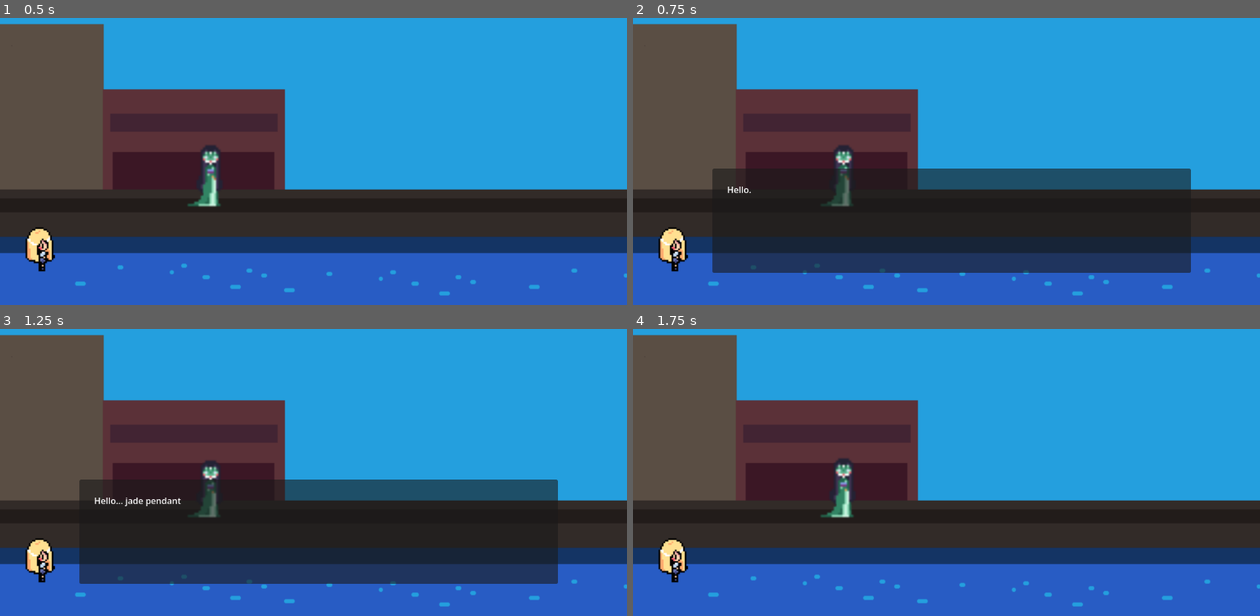
Above: before the commit, frames 1-4 (two rows, left to right).
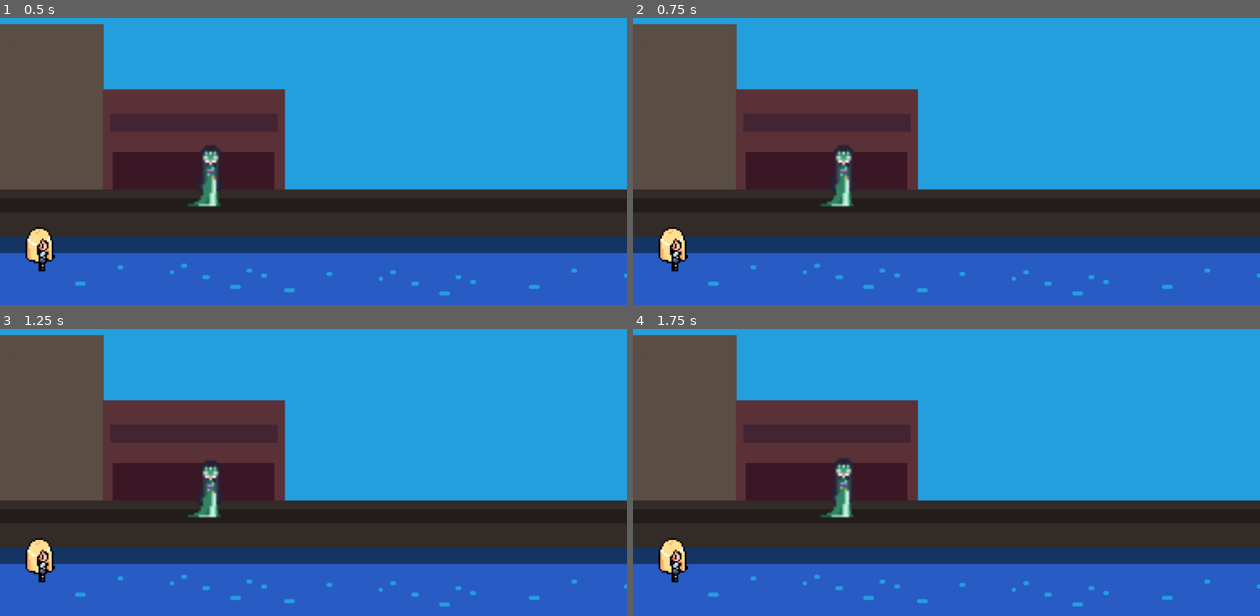
Above: after the commit, the same moments.

Repository: lk941/GGJ2026_submission
Game: Godot game, scene res://main.tscn
Same seed, same stepped clock (60 frames per second), same inputs: the game is played once before the commit and once after it.
Inputs (mouse positions are in pixels of both pictures, inside the frame that each line leads up to):
- Up to frame 1 (0.5 s): no input
- Up to frame 2 (0.75 s): tap Enter at 0.5 s; drag from (846, 175) to (1009, 52) at 0.52 s
- Up to frame 3 (1.25 s): no input
- Up to frame 4 (1.75 s): drag from (821, 458) to (915, 509) at 1.27 s

Frame 1 is identical in both runs. In frame 2, 14% of the frame differs, in the area x 12-89%, y 52-89%; in frame 3, 14%; in frame 4, nothing differs.

Commit message:
test image sizing

Diff:
--- a/main.gd
+++ b/main.gd
@@ -1,4 +1,4 @@
-extends Node2D
+extends Control
 
 
 func _ready():
--- a/main.tscn
+++ b/main.tscn
@@ -12,10 +12,17 @@
 [sub_resource type="RectangleShape2D" id="RectangleShape2D_h2yge"]
 size = Vector2(2815, 200)
 
-[node name="Main" type="Node2D" unique_id=1858836822]
+[node name="Main" type="Control" unique_id=1746601589]
+layout_mode = 3
+anchors_preset = 15
+anchor_right = 1.0
+anchor_bottom = 1.0
+grow_horizontal = 2
+grow_vertical = 2
 script = ExtResource("1_lquwl")
 
 [node name="Background" type="TextureRect" parent="." unique_id=989401955]
+layout_mode = 0
 offset_right = 40.0
 offset_bottom = 40.0
 scale = Vector2(1.5, 1.5)
Not shown, changed: docs/GGJ2026Submission.html
Not shown, changed: docs/GGJ2026Submission.pck
